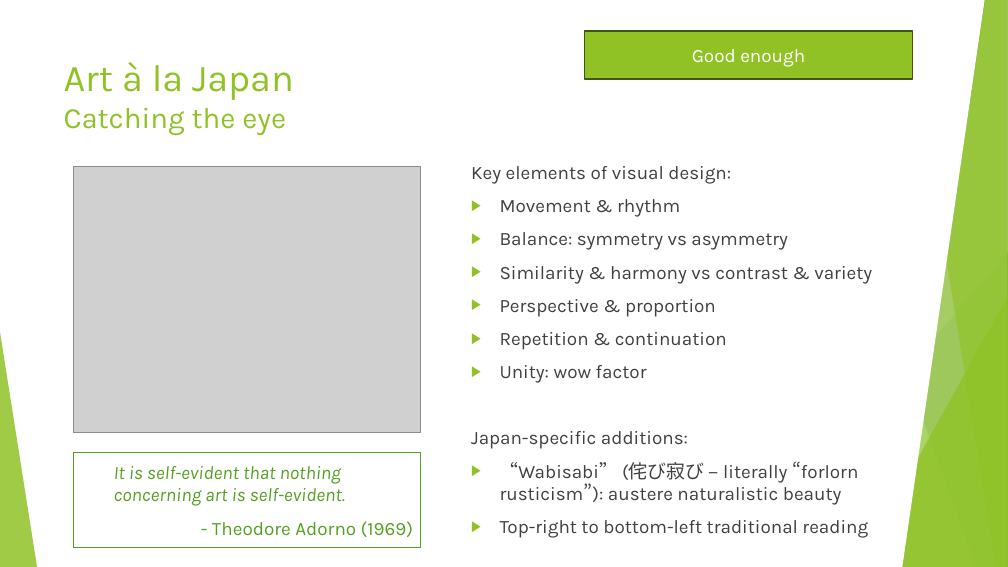
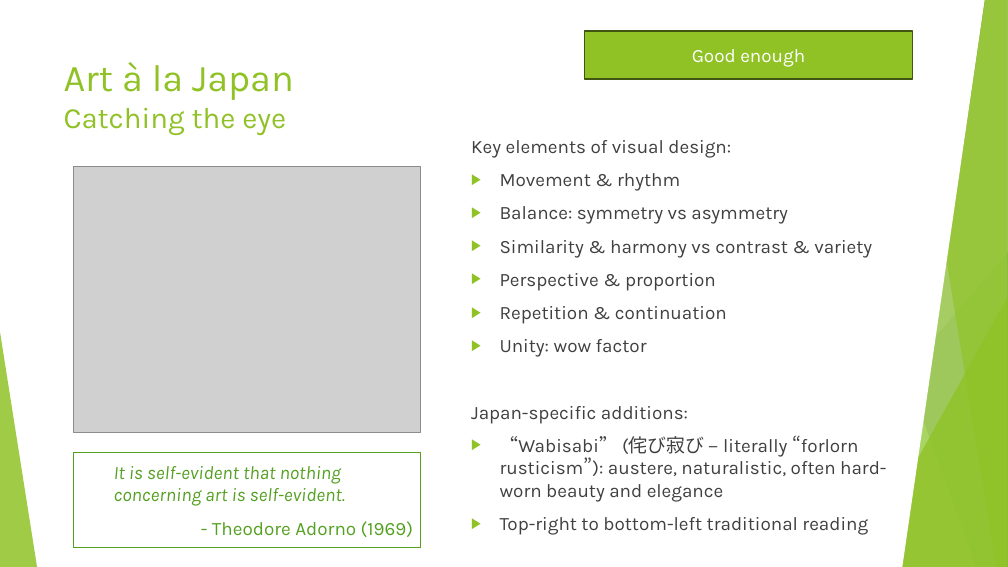
Before and after one commit to AlexLabram/Bonsai, a slide deck: slide 13 of Courseware/Bonsai On A Budget (running).pptx. Drawn at 1008x567 pixels with LibreOffice and Linux fonts; fonts in the diff are those of the drawing; grey boxes stand for pictures. Boxes give left, top, right and bottom in pixels: in the first picture for what was removed or moved away, otherwise in the second. Text is boxed around its words. In the diff, an @@ line names an element or a change of style, - is before the commit and + after.

```diff
--- a/Courseware/Bonsai On A Budget (running).pptx
+++ b/Courseware/Bonsai On A Budget (running).pptx
@@ text "Key elements of visual design:": place and size @@
-text "Key elements of visual design:" at [471, 166, 872, 538]
+text "Key elements of visual design:" at [471, 140, 886, 535]
@@ text at [500, 435, 886, 502]: text changed @@
-▶ “Wabisabi” (侘び寂び – literally “forlorn rusticism”): austere naturalistic beauty
+▶ “Wabisabi” (侘び寂び – literally “forlorn rusticism”): austere, naturalistic, often hard-worn beauty and elegance
```
Also in this commit, not shown: 6 other slides changed, 3 slides added, 3 other files.
